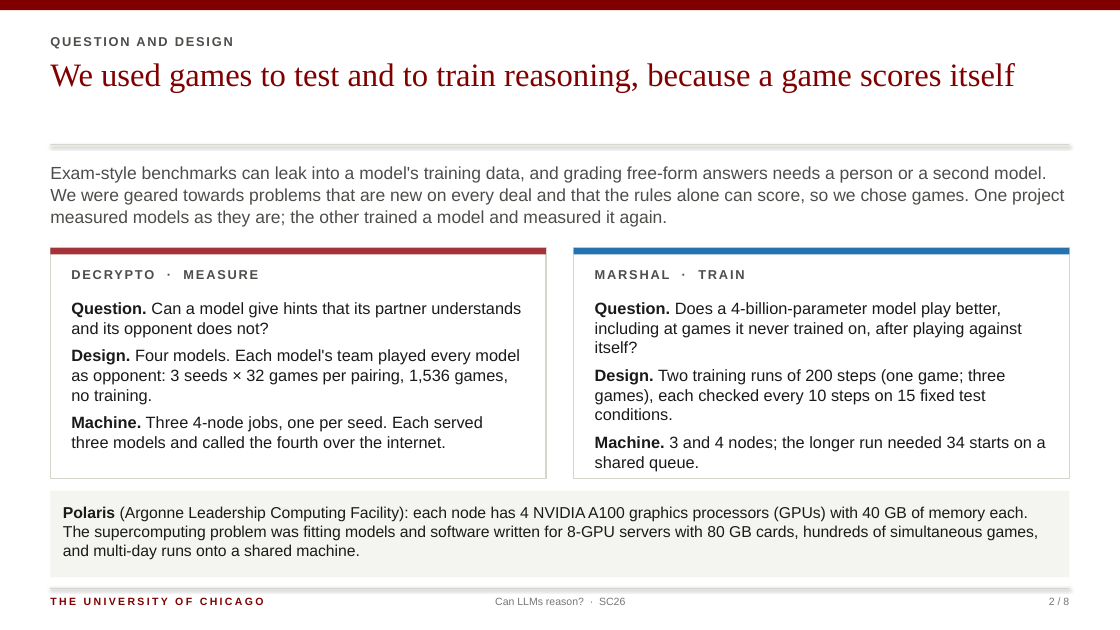
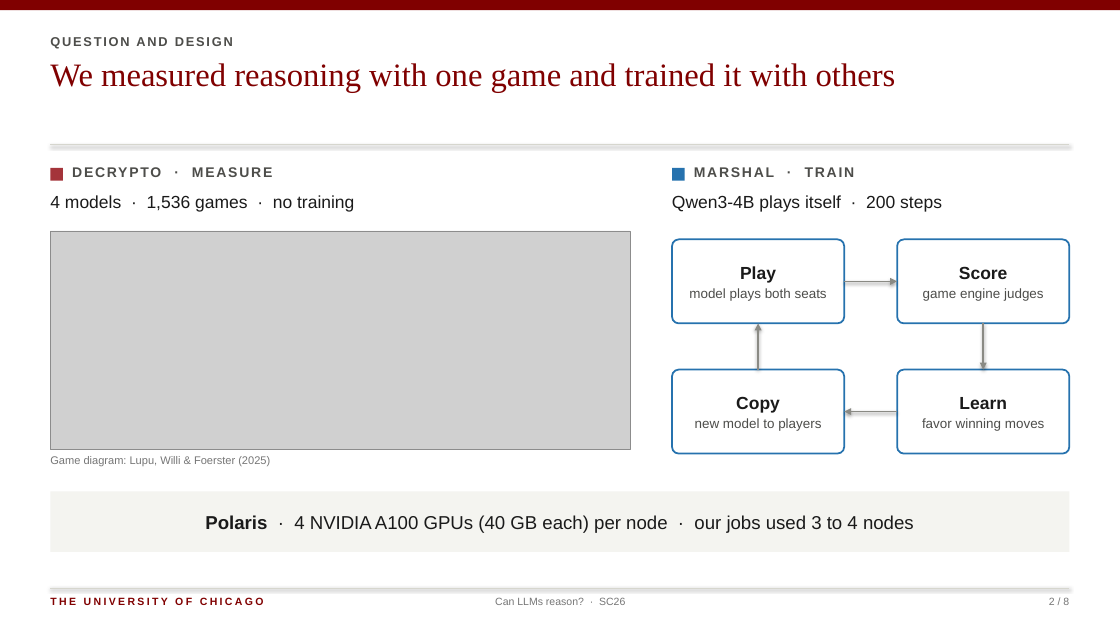
Before and after one commit to rmehta1987/decrypto, a slide deck: slide 2 of slides/can_llms_reason_sc26.pptx. Drawn at 1120x630 pixels with LibreOffice and Linux fonts; fonts in the diff are those of the drawing; grey boxes stand for pictures. Boxes give left, top, right and bottom in pixels: in the first picture for what was removed or moved away, otherwise in the second. Text is boxed around its words. In the diff, an @@ line names an element or a change of style, - is before the commit and + after.

```diff
--- a/slides/can_llms_reason_sc26.pptx
+++ b/slides/can_llms_reason_sc26.pptx
@@ text at (50, 63, 896, 93): text changed @@
-We used games to test and to train reasoning, because a game scores itself
+We measured reasoning with one game and trained it with others
@@ text removed at (50, 166, 1064, 227) @@
-Exam-style benchmarks can leak into a model's training data, and grading free-form answers needs a person or a second model. We were geared towards problems that are new on every deal and that the rules alone can score, so we chose games. One project measured models as they are; the other trained a model and measured it again.
@@ rectangle added at (50, 168, 63, 181), fill #A4343A @@
@@ text "DECRYPTO · MEASURE": place and size @@
-text "DECRYPTO · MEASURE" at (71, 267, 525, 288)
+text "DECRYPTO · MEASURE" at (72, 164, 576, 186)
@@ text "DECRYPTO · MEASURE" at (72, 164, 576, 186): size 11 to 12 pt @@
@@ rectangle added at (672, 168, 685, 181), fill #2672AE @@
@@ text "MARSHAL · TRAIN" at (694, 167, 855, 177): size 11 to 12 pt @@
@@ text "MARSHAL · TRAIN": place and size @@
-text "MARSHAL · TRAIN" at (595, 270, 744, 279)
+text "MARSHAL · TRAIN" at (694, 167, 855, 177)
@@ text added at (50, 195, 354, 212), 15 pt, text #1A1A1A @@
+4 models · 1,536 games · no training
@@ text added at (672, 195, 942, 212), 15 pt, text #1A1A1A @@
+Qwen3-4B plays itself · 200 steps
@@ picture added at (50, 231, 630, 450) @@
@@ rounded rectangle added at (672, 239, 844, 323), outline #2672AE 1.5 pt @@
@@ rounded rectangle added at (897, 239, 1070, 323), outline #2672AE 1.5 pt @@
@@ rectangle removed at (50, 248, 546, 479) @@
@@ rectangle removed at (50, 248, 546, 255) @@
@@ rectangle removed at (574, 248, 1070, 479) @@
@@ rectangle removed at (574, 248, 1070, 255) @@
@@ text added at (689, 266, 827, 301), 11.5 pt, text #4D4D4A @@
+Play
+model plays both seats
@@ text added at (923, 266, 1044, 301), 11.5 pt, text #4D4D4A @@
+Score
+game engine judges
@@ arrow added from (844, 281) to (897, 281), #8A8A84 1.5 pt @@
@@ text removed at (71, 302, 521, 448) @@
-Question. Can a model give hints that its partner understands and its opponent does not?
-Design. Four models. Each model's team played every model as opponent: 3 seeds × 32 games per pairing, 1,536 games, no training.
-Machine. Three 4-node jobs, one per seed. Each served three models and called the fourth over the internet.
@@ text removed at (595, 302, 1046, 471) @@
-Question. Does a 4-billion-parameter model play better, including at games it never trained on, after playing against itself?
-Design. Two training runs of 200 steps (one game; three games), each checked every 10 steps on 15 fixed test conditions.
-Machine. 3 and 4 nodes; the longer run needed 34 starts on a shared queue.
@@ arrow added from (759, 370) to (759, 323), #8A8A84 1.5 pt @@
@@ arrow added from (984, 323) to (984, 370), #8A8A84 1.5 pt @@
@@ rounded rectangle added at (672, 370, 844, 454), outline #2672AE 1.5 pt @@
@@ rounded rectangle added at (897, 370, 1070, 454), outline #2672AE 1.5 pt @@
@@ text added at (695, 396, 821, 431), 11.5 pt, text #4D4D4A @@
+Copy
+new model to players
@@ arrow added from (897, 412) to (844, 412), #8A8A84 1.5 pt @@
@@ text added at (922, 397, 1045, 431), 11.5 pt, text #4D4D4A @@
+Learn
+favor winning moves
@@ text added at (50, 456, 270, 466), 9.5 pt, text #767676 @@
+Game diagram: Lupu, Willi & Foerster (2025)
@@ rectangle: place and size @@
-rectangle at (50, 491, 1070, 577)
+rectangle at (50, 492, 1070, 552)
@@ text "Polaris · 4 NVIDIA A100 ..." at (205, 515, 914, 533): vertical alignment top to middle @@
@@ text at (205, 515, 914, 533): text changed; size 13.5 to 16 pt @@
-Polaris (Argonne Leadership Computing Facility): each node has 4 NVIDIA A100 graphics processors (GPUs) with 40 GB of memory each. The supercomputing problem was fitting models and software written for 8-GPU servers with 80 GB cards, hundreds of simultaneous games, and multi-day runs onto a shared machine.
+Polaris · 4 NVIDIA A100 GPUs (40 GB each) per node · our jobs used 3 to 4 nodes
```
Also in this commit, not shown: 7 other slides changed, 1 other file.
